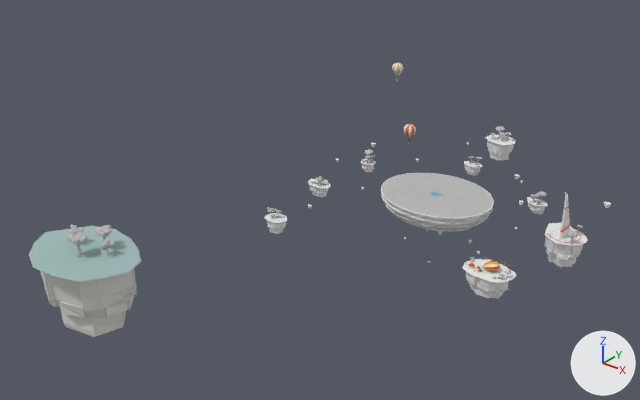
Before and after pictures for a commit that changed the Blender file design/maps/out/gnomon/gnomon.blend.
The view is the same before and after, from a camera (50 mm lens) standing at (1495.0, -2548.0, 1391.0) and looking at (-234.0, -388.0, 52.0). Arrows for +X, +Y and +Z are at lower right; the lights stay in place. The picture after the commit comes second.

Names of what the first picture shows: 'D112_Tree_E_Leaf', 'D118_Tree_D_Bark', 'D118_Tree_D_Leaf', 'D124_Tree_A_Bark', 'D124_Tree_A_Leaf', 'D129_Tree_B_Bark', 'D129_Tree_B_Leaf', 'Meadow_01', 'Meadow_12', 'Sight_FarMesa_Cap', 'Sight_FarMesa_Stone', 'Sight_LaunchIsle_Cap', 'Sight_LaunchIsle_Stone', 'Sundial_Stone' and 43 more.
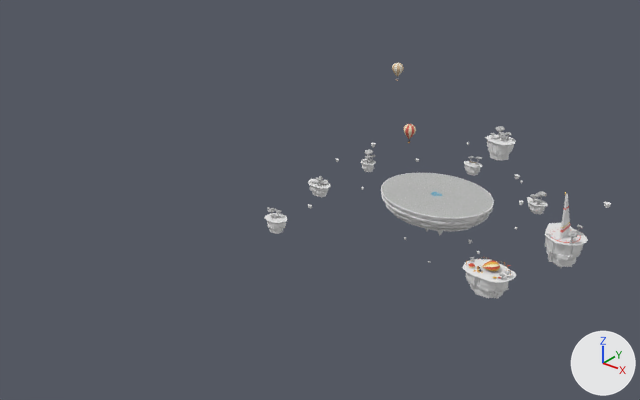
Not visible in the pictures: 'D112_Tree_E_Bark', 'D119_Bush_Big_Leaf', 'D121_Plant_Tall_Blade_Leaf', 'D123_Bush_Big_Leaf', 'D125_Bush_Tall_Leaf'.

Boxes [x1, y1, x2, y2] around the edits, measured in the pictures (640 x 400 px):
'Sight_FarMesa_Cap', deleted: before [29, 226, 141, 282]
'Sight_FarMesa_Stone', deleted: before [40, 268, 137, 337]
'D118_Tree_D_Leaf', deleted: before [68, 232, 88, 251]
'D129_Tree_B_Leaf', deleted: before [95, 225, 112, 243]
'D112_Tree_E_Leaf', deleted: before [69, 224, 84, 234]
'D124_Tree_A_Leaf', deleted: before [101, 239, 115, 251]
'D118_Tree_D_Bark', deleted: before [76, 243, 84, 258]
'D124_Tree_A_Bark', deleted: before [106, 245, 111, 255]
'D129_Tree_B_Bark', deleted: before [101, 236, 106, 250]

What the commit changed:
Object 'Sight_FarMesa_Cap' (ob_sight_farmesa_cap) is deleted.
Object 'Sight_FarMesa_Stone' (ob_sight_farmesa_stone) is deleted.
Object 'D112_Tree_E_Leaf' (ob_d112_tree_e_leaf) is deleted.
Object 'D112_Tree_E_Bark' (ob_d112_tree_e_bark) is deleted.
Object 'D118_Tree_D_Leaf' (ob_d118_tree_d_leaf) is deleted.
Object 'D118_Tree_D_Bark' (ob_d118_tree_d_bark) is deleted.
Object 'D119_Bush_Big_Leaf' (ob_d119_bush_big_leaf) is deleted.
Object 'D121_Plant_Tall_Blade_Leaf' (ob_d121_plant_tall_blade_leaf) is deleted.
Object 'D123_Bush_Big_Leaf' (ob_d123_bush_big_leaf) is deleted.
Object 'D124_Tree_A_Leaf' (ob_d124_tree_a_leaf) is deleted.
Object 'D124_Tree_A_Bark' (ob_d124_tree_a_bark) is deleted.
Object 'D125_Bush_Tall_Leaf' (ob_d125_bush_tall_leaf) is deleted.
Object 'D129_Tree_B_Leaf' (ob_d129_tree_b_leaf) is deleted.
Object 'D129_Tree_B_Bark' (ob_d129_tree_b_bark) is deleted.
